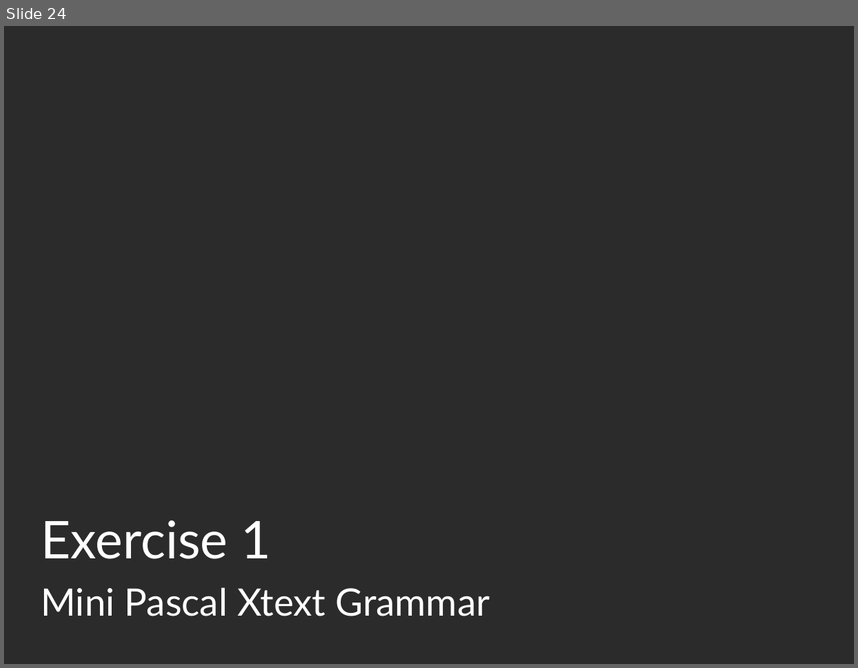
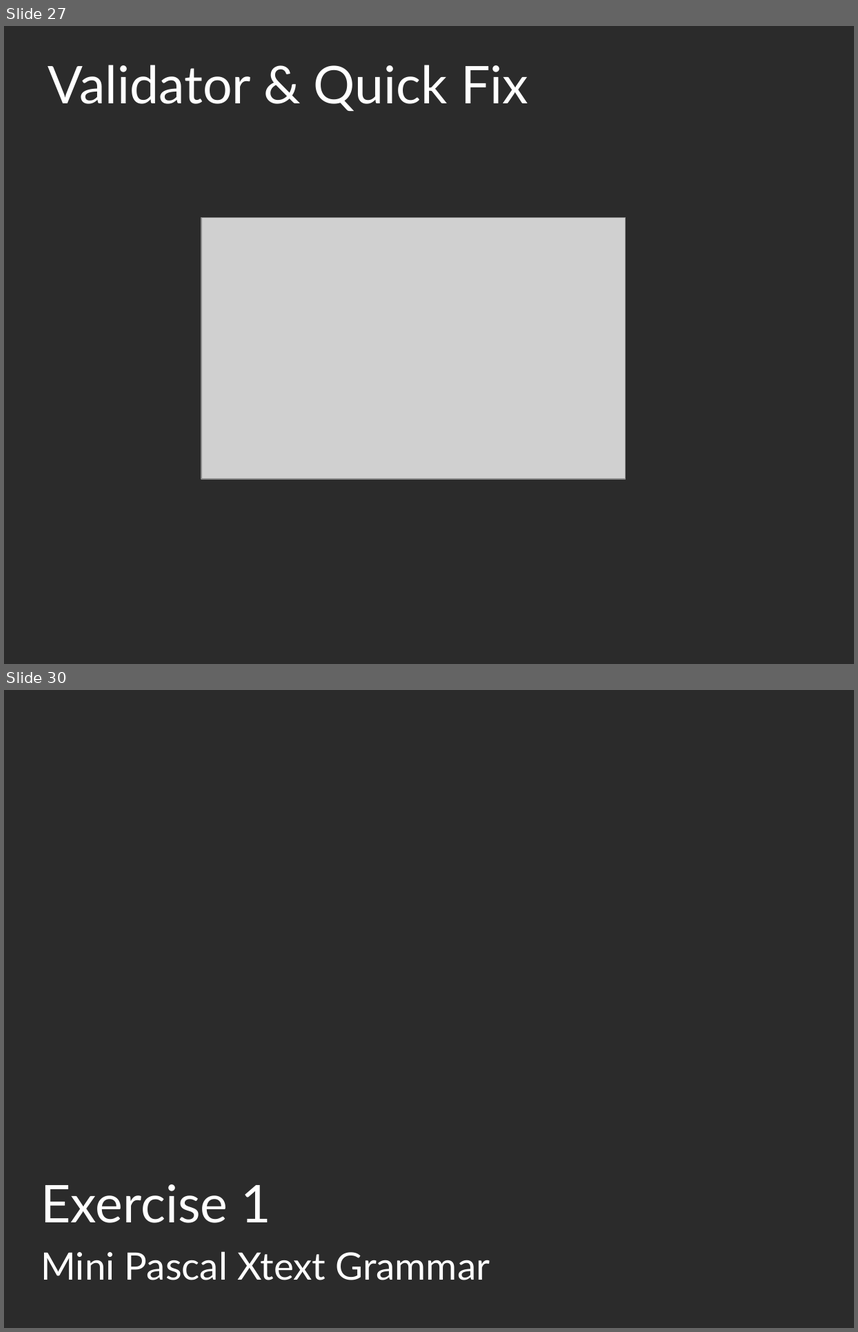
Before and after one commit to thomasfischl/xtext-workshop, a slide deck: xText Workshop.pptx. Shown one above the other, each under a label of ours: slide 24 before the commit, slides 27 and 30 after it; the slides between them are not shown. The pictures are 858x668 and 858x1332 pixels, drawn with LibreOffice and Linux fonts; fonts in the diff are those of the drawing; grey boxes stand for pictures; background and template pictures are left out; a plain dark background stands for a picture behind light text. Boxes give left, top, right and bottom in pixels: in the first picture for what was removed or moved away, otherwise in the second. Text is boxed around its words. In the diff, an @@ line names an element or a change of style, - is before the commit and + after.

```diff
--- a/xText Workshop.pptx
+++ b/xText Workshop.pptx
@@ slide 27 added at bbox=[4, 26, 854, 664], background picture (left out) @@
@@ title added at bbox=[48, 65, 528, 111], 44 pt, text #FFFFFF @@
+Validator & Quick Fix
@@ picture added at bbox=[201, 217, 626, 478] @@
@@ what was slide 24 is now slide 30 @@
```
Also in this commit, not shown: 2 slides changed, 6 other slides added.
